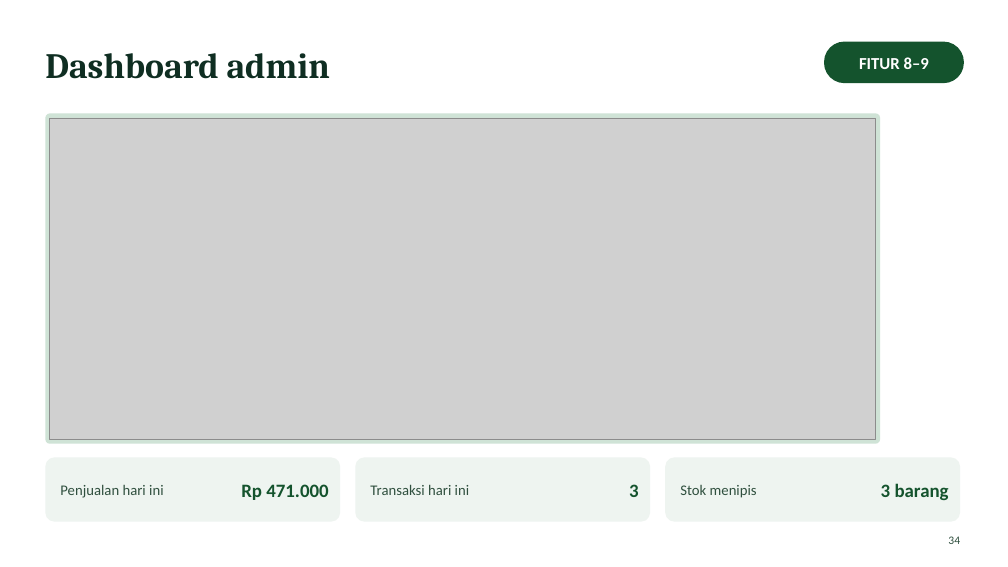
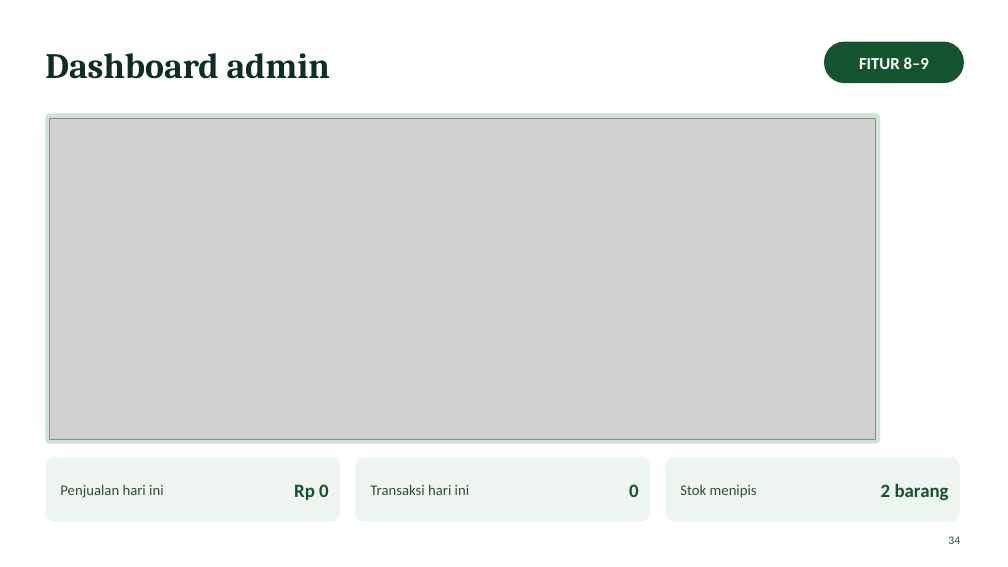
Before and after one commit to alexsandri/batam, a slide deck: slide 34 of presentasi/Aplikasi_Barang.pptx. Drawn at 1008x567 pixels with LibreOffice and Linux fonts; fonts in the diff are those of the drawing; grey boxes stand for pictures. Boxes give left, top, right and bottom in pixels: in the first picture for what was removed or moved away, otherwise in the second. Text is boxed around its words. In the diff, an @@ line names an element or a change of style, - is before the commit and + after.

```diff
--- a/presentasi/Aplikasi_Barang.pptx
+++ b/presentasi/Aplikasi_Barang.pptx
@@ text at [294, 484, 329, 500]: text changed @@
-Rp 471.000
+Rp 0
@@ text at [629, 484, 639, 497]: text changed @@
-3
+0
@@ text at [881, 483, 949, 500]: text changed @@
-3 barang
+2 barang
```
Also in this commit, not shown: 1 other file.
